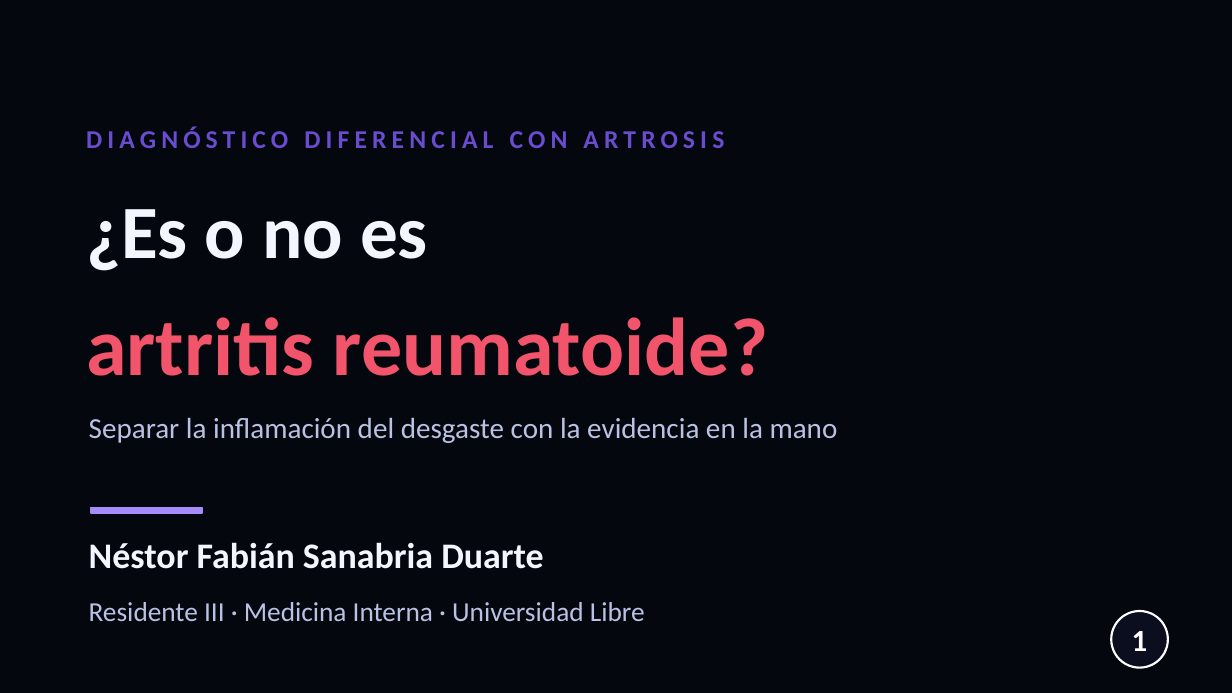
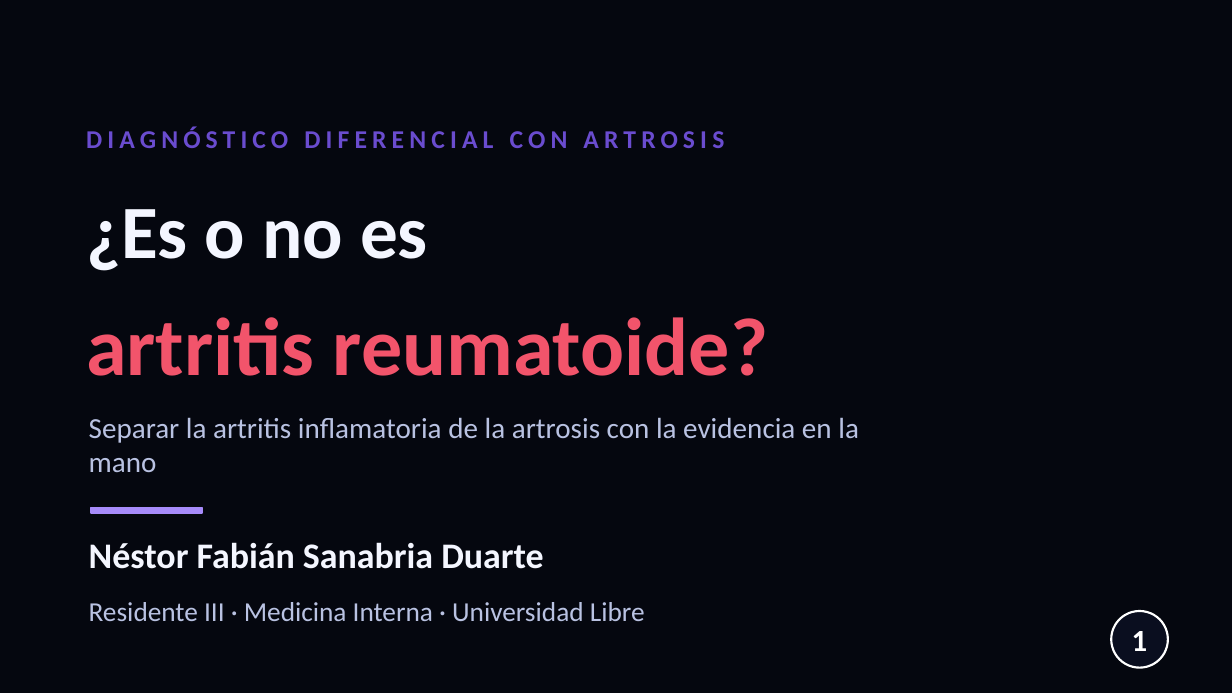
Before and after one commit to nestor120512/nes, a slide deck: slide 1 of Dx_AR_vs_artrosis.pptx. Drawn at 1232x693 pixels with LibreOffice and Linux fonts; fonts in the diff are those of the drawing; background and template pictures are left out. Boxes give left, top, right and bottom in pixels: in the first picture for what was removed or moved away, otherwise in the second. Text is boxed around its words. In the diff, an @@ line names an element or a change of style, - is before the commit and + after.

```diff
--- a/Dx_AR_vs_artrosis.pptx
+++ b/Dx_AR_vs_artrosis.pptx
@@ text at (89,417,859,472): text changed @@
-Separar la inflamación del desgaste con la evidencia en la mano
+Separar la artritis inflamatoria de la artrosis con la evidencia en la mano
```
Also in this commit, not shown: 8 other slides changed, 1 slide added.
